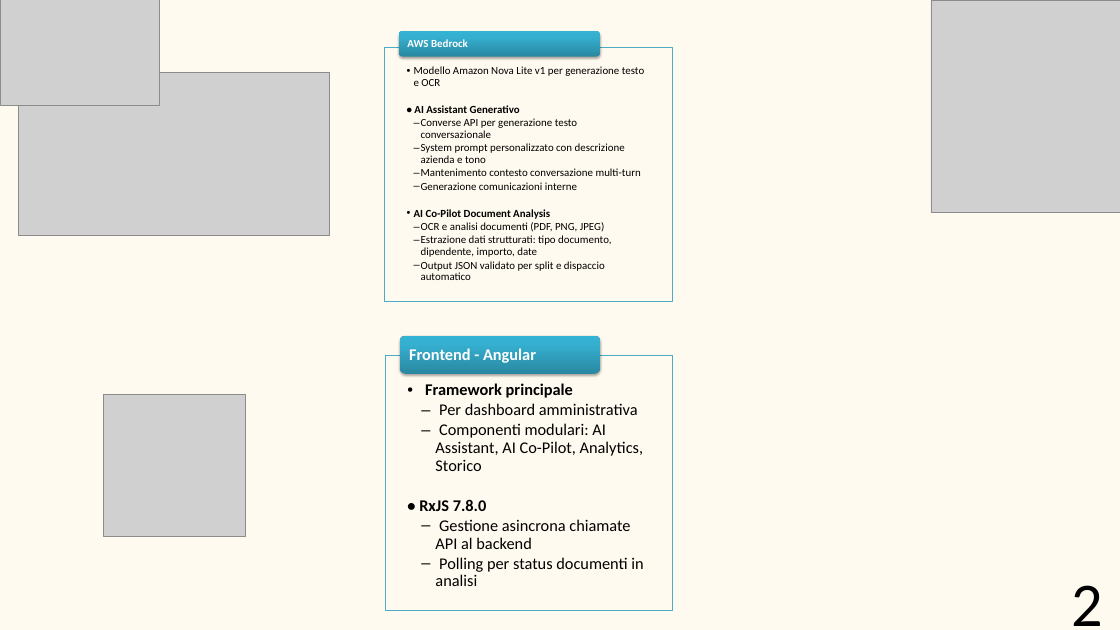
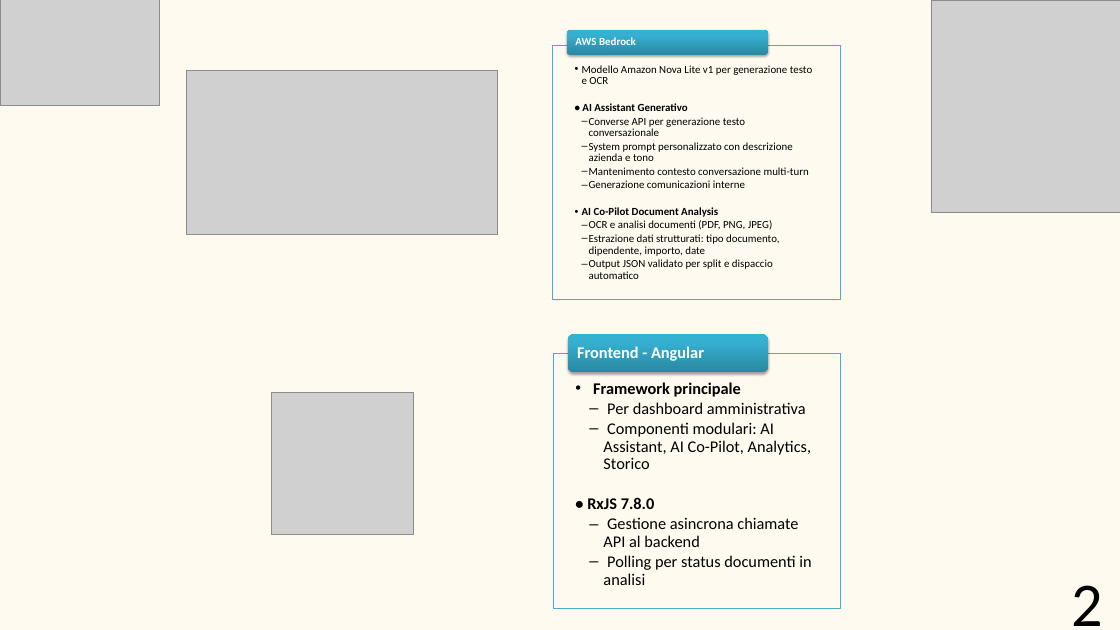
Before and after one commit to BugBustersUnipd/DocumentazioneSWE, a slide deck: slide 3 of RTB/TECNOLOGIE/Tecnologie.pptx. Drawn at 1120x630 pixels with LibreOffice and Linux fonts; fonts in the diff are those of the drawing; grey boxes stand for pictures. Boxes give left, top, right and bottom in pixels: in the first picture for what was removed or moved away, otherwise in the second. Text is boxed around its words. In the diff, an @@ line names an element or a change of style, - is before the commit and + after.

```diff
--- a/RTB/TECNOLOGIE/Tecnologie.pptx
+++ b/RTB/TECNOLOGIE/Tecnologie.pptx
@@ 4 texts, 2 pictures, 2 rectangles, 2 rounded rectangles: place and size @@
-4 texts, 2 pictures, 2 rectangles, 2 rounded rectangles at (18, 31, 672, 610)
+4 texts, 2 pictures, 2 rectangles, 2 rounded rectangles at (186, 30, 840, 609)
```
Also in this commit, not shown: 1 other slide changed, 1 other file.
